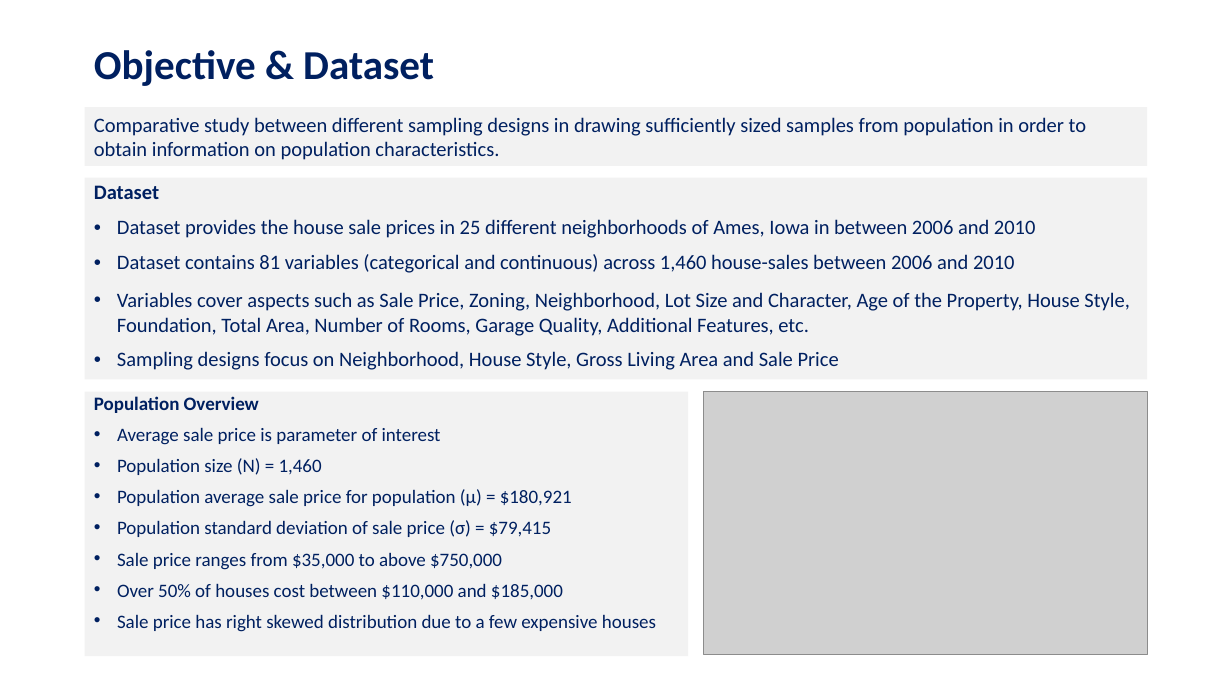
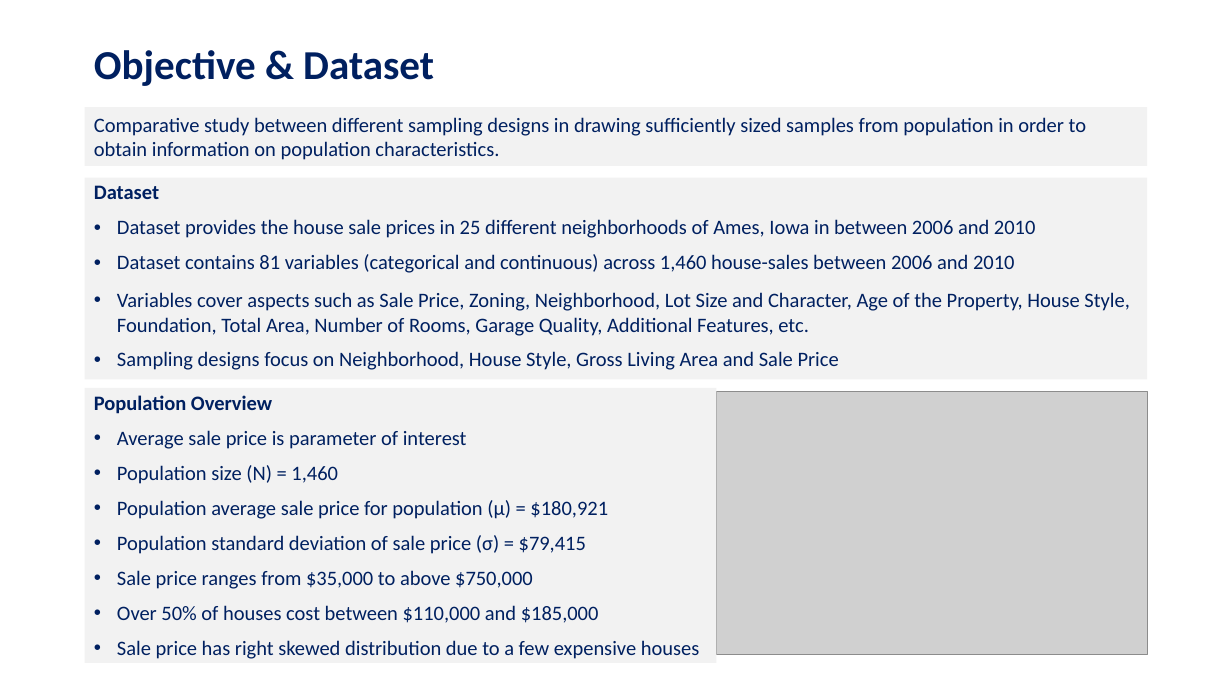
Before and after one commit to dmf42186/MSDS-6370-Statistical-Sampling-Class-Project, a slide deck: slide 3 of Reports/MSDS 6370 Statistical Sampling Project - Sudip Bhattacharyya Dan Freeman.pptx. Drawn at 1232x693 pixels with LibreOffice and Linux fonts; fonts in the diff are those of the drawing; grey boxes stand for pictures. Boxes give left, top, right and bottom in pixels: in the first picture for what was removed or moved away, otherwise in the second. Text is boxed around its words. In the diff, an @@ line names an element or a change of style, - is before the commit and + after.

```diff
--- a/Reports/MSDS 6370 Statistical Sampling Project - Sudip Bhattacharyya Dan Freeman.pptx
+++ b/Reports/MSDS 6370 Statistical Sampling Project - Sudip Bhattacharyya Dan Freeman.pptx
@@ rectangle "Population Overview": place and size @@
-rectangle "Population Overview" at bbox=[85, 392, 689, 656]
+rectangle "Population Overview" at bbox=[85, 388, 717, 664]
@@ rectangle "Population Overview" at bbox=[85, 388, 717, 664]: size 14.8 to 16 pt; line spacing 0.8 to 0.9 @@
@@ picture: place and size @@
-picture at bbox=[704, 391, 1148, 654]
+picture at bbox=[717, 391, 1148, 654]
```
Also in this commit, not shown: 3 other slides changed.
